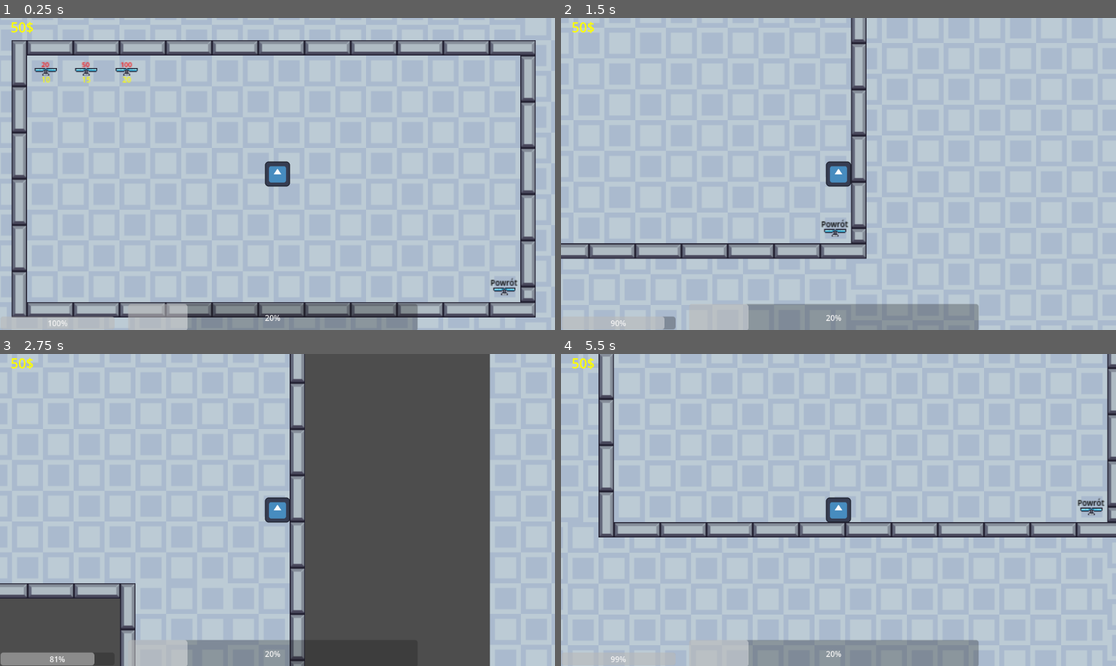
Above: before the commit, frames 1-4 (two rows, left to right).
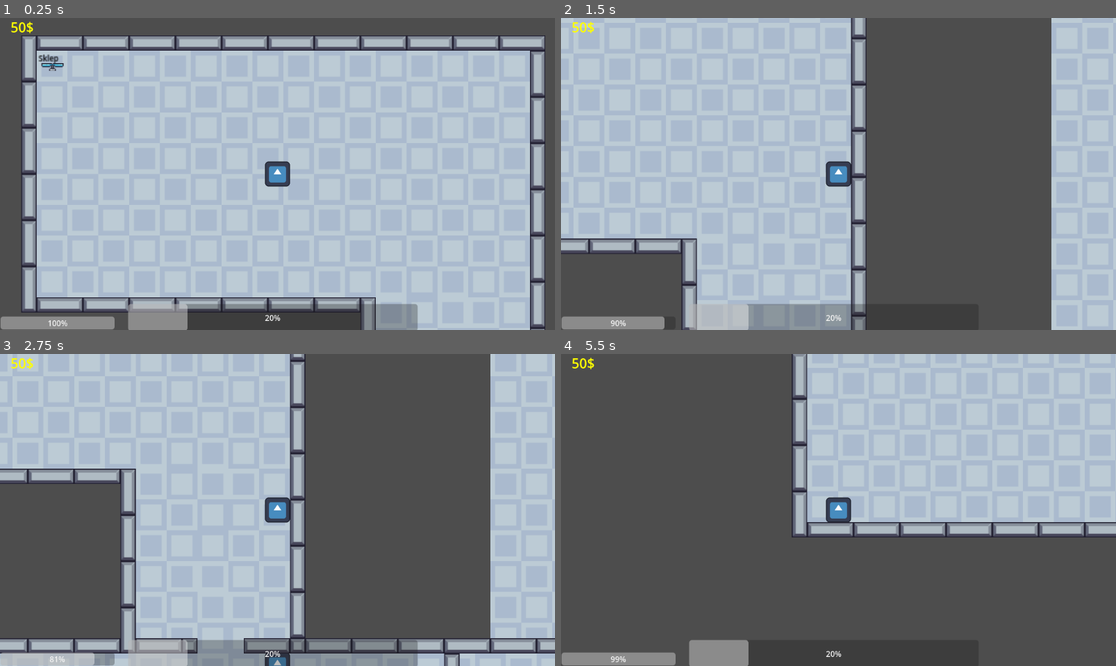
Above: after the commit, the same moments.

Repository: Gigabajt000/magiczne-r-czki
Game: Godot game, scene res://World/Main.tscn
Two runs of this game, one before a commit and one after it. Both use one fixed random seed, a clock stepped at 60 frames per second and the inputs below. The engine's default icon, where the game draws it, is replaced by a stand-in: a white triangle on a blue panel in a dark square.
Inputs:
- Up to frame 1 (0.25 s): no input
- Up to frame 2 (1.5 s): tap Enter at 0.5 s; hold D (move_right) 0.53-1.28 s; hold Shift (sprint) 0.53-1.28 s; hold S (move_down) from 1.28 s (still down); tap Shift (sprint) at 1.35 s
- Up to frame 3 (2.75 s): release S (move_down) at 2.03 s; hold D (move_right) from 2.03 s (still down); hold Shift (sprint) from 2.03 s (still down)
- Up to frame 4 (5.5 s): release D (move_right) at 2.78 s; release Shift (sprint) at 2.78 s; hold W (move_up) 2.78-3.53 s; tap Shift (sprint) at 2.85, 4.35 s; hold Shift (sprint) 3.53-4.28 s; hold A (move_left) 3.53-5.03 s; hold S (move_down) from 5.03 s (still down); hold Shift (sprint) from 5.03 s (still down)

The runs differ from the first frame. In frame 1, 26% of the frame differs, in the area x 0-100%, y 0-100%; in frame 2, 42%; in frame 3, 16%; in frame 4, 67%.

Commit message:
timer w zycie collectable

Diff:
--- a/Player/życie_collectable.gd
+++ b/Player/życie_collectable.gd
@@ -4,7 +4,15 @@
 
 @export var sprite : Sprite2D
 
+@export var label: Label
+
 func _process(delta: float) -> void:
+	if time < 15:
+		var x :int = 15 - time
+		label.text = str(x)
+	else:
+		label.text = ""
+
 	if time <= 15:
 		time = time + delta
 
--- a/Player/życie_collectable.tscn
+++ b/Player/życie_collectable.tscn
@@ -7,9 +7,14 @@
 [sub_resource type="RectangleShape2D" id="RectangleShape2D_nx4ni"]
 size = Vector2(20, 8)
 
-[node name="Życie_Collectable" type="StaticBody2D" node_paths=PackedStringArray("sprite")]
+[sub_resource type="LabelSettings" id="LabelSettings_axjp0"]
+font_size = 8
+font_color = Color(0, 0, 1, 1)
+
+[node name="Życie_Collectable" type="StaticBody2D" node_paths=PackedStringArray("sprite", "label")]
 script = ExtResource("1_wp4rk")
 sprite = NodePath("Sprite2D2")
+label = NodePath("Label")
 
 [node name="Sprite2D" type="Sprite2D" parent="."]
 texture = ExtResource("2_ie543")
@@ -24,4 +29,15 @@
 scale = Vector2(0.125, 0.078125)
 texture = ExtResource("3_dpci1")
 
+[node name="Label" type="Label" parent="."]
+anchors_preset = 5
+anchor_left = 0.5
+anchor_right = 0.5
+offset_left = -5.0
+offset_right = 5.0
+offset_bottom = 23.0
+grow_horizontal = 2
+text = "15"
+label_settings = SubResource("LabelSettings_axjp0")
+
 [connection signal="body_entered" from="Area2D" to="." method="_on_area_2d_body_entered"]
--- a/Tile_Map/Tile_Map_Swiat.tscn
+++ b/Tile_Map/Tile_Map_Swiat.tscn
@@ -216,7 +216,7 @@
 position = Vector2(1216, 53)
 
 [node name="Życie_Collectable" parent="." instance=ExtResource("4_gfvyo")]
-position = Vector2(1279, 373)
+position = Vector2(1278, 371)
 
 [node name="Życie_Collectable2" parent="." instance=ExtResource("4_gfvyo")]
-position = Vector2(-274, 728)
+position = Vector2(-273, 723)
--- a/Tile_Map/sklepik.tscn
+++ b/Tile_Map/sklepik.tscn
@@ -199,7 +199,7 @@
 
 [node name="Foreground" type="TileMapLayer" parent="."]
 z_index = 1
-tile_map_data = PackedByteArray("AADx/wgAAAAMAAQAAAD0/wgAAAA …(479 unchanged characters)… AMAAQAAAAPAAgAAAAMAAQAAAAQAAcAAAAMAAUAAAA=")
+tile_map_data = PackedByteArray("AADx/wgAAAAMAAQAAAD0/wgAAAA …(479 unchanged characters)… AMAAQAAAAPAAgAAAAMAAQAAAAQAAcAAAAMAAUAAAD4//n/AAAPAAQAAAA=")
 tile_set = SubResource("TileSet_8uvh5")
 
 [node name="Kupno_Życie" parent="." instance=ExtResource("3_f5jkh")]
--- a/World/Main.tscn
+++ b/World/Main.tscn
@@ -12,7 +12,7 @@
 [node name="Main" type="Node2D"]
 
 [node name="Player" parent="." instance=ExtResource("1_ajl52")]
-position = Vector2(-4673, -394)
+position = Vector2(-3106, -562)
 
 [node name="CanvasLayer" type="CanvasLayer" parent="."]
 
Not shown: 1 places in Player/życie_collectable.tscn that only renumber resources
